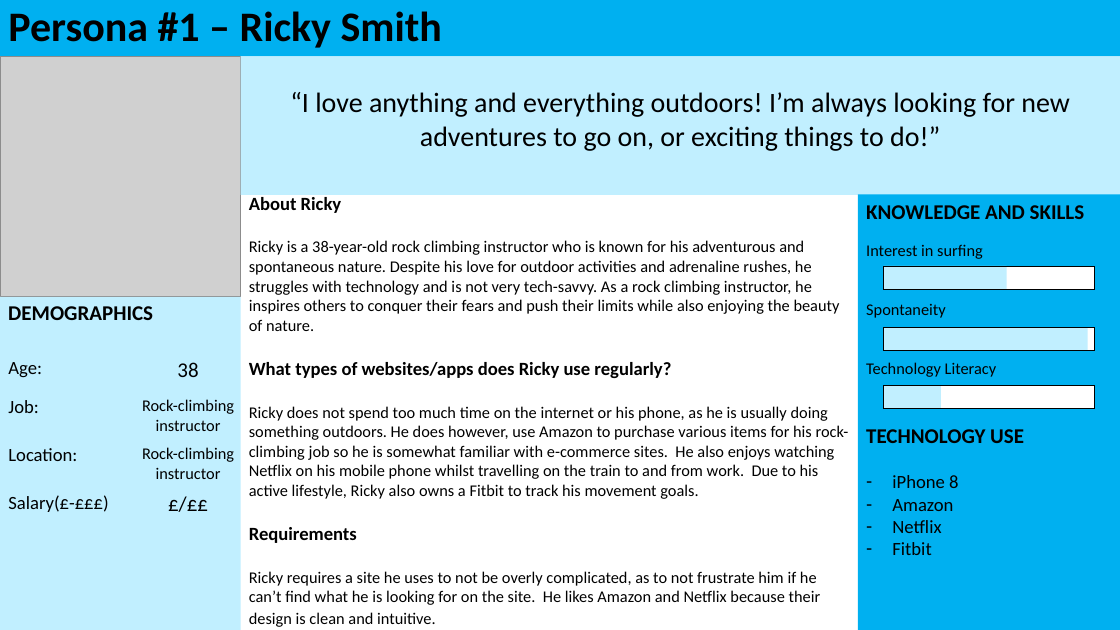
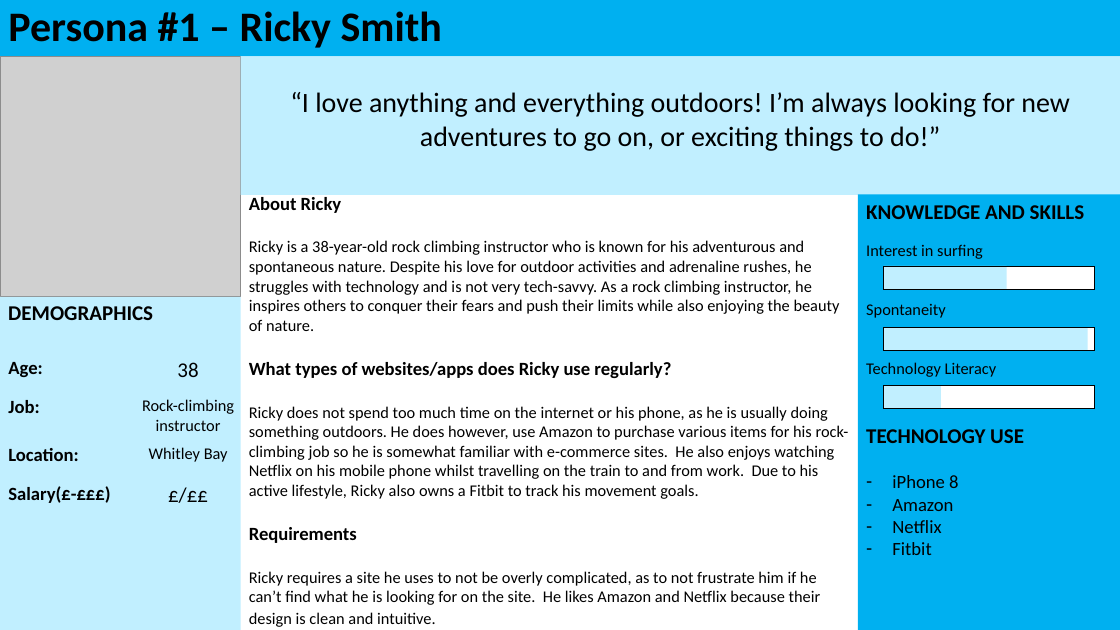
Before and after one commit to benkelly2/KV6002, a slide deck: slide 6 of KV6002_21 TOR Presentation.pptx. Drawn at 1120x630 pixels with LibreOffice and Linux fonts; fonts in the diff are those of the drawing; grey boxes stand for pictures. Boxes give left, top, right and bottom in pixels: in the first picture for what was removed or moved away, otherwise in the second. Text is boxed around its words. In the diff, an @@ line names an element or a change of style, - is before the commit and + after.

```diff
--- a/KV6002_21 TOR Presentation.pptx
+++ b/KV6002_21 TOR Presentation.pptx
@@ table at (0,353,250,518) @@
-row 3, column 2: Rock-climbing instructor
+row 3, column 2: Whitley Bay
@@ bold on in "Age:", "Job:", "Location:", "Salary(£-£££)" @@
```
Also in this commit, not shown: 5 other slides changed, 1 slide added.
